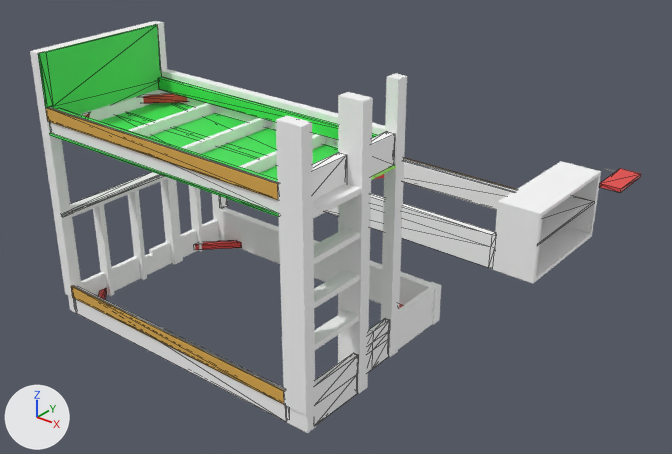
One commit to the glTF model public/models/install.glb: the scene before it, then after it.
Camera for both pictures: a 50 mm camera at (10.27, -4.25, 3.63) aimed at (6.04, 1.04, 0.35). The lights are fixed; the arrows at lower left show +X, +Y and +Z. The older version comes first. Mesh edges are drawn as thin lines on the coarser meshes. Where no turn or scale is listed for an object, it has been applied to the vertices.

The first picture shows 'P-2.001', 'P-4.001', 'bed-rail-side.006', 'leg.039', 'leg.040', 'leg.041', 'leg.043', 'queen-rail-side.038', 'queen-rail-side.039', 'queen-rail-side.044', 'queen-rail-side.046', 'slot-rail.070' and 36 more.
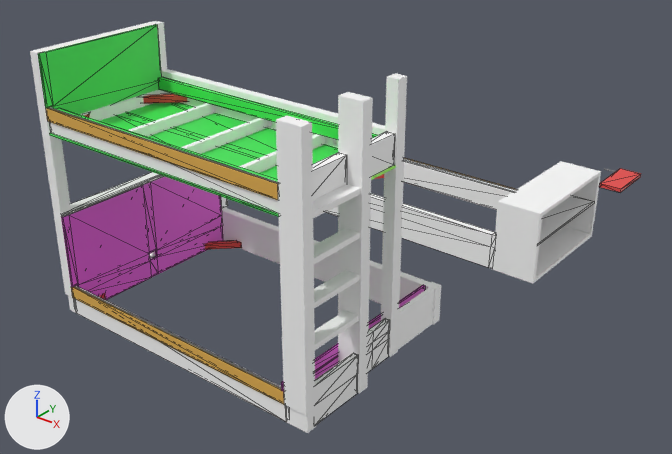
What differs and where, as boxes (x1, y1, x2, y2) in the pictures (672 x 454 px):
'P-1.001', added
    after: (61, 176, 223, 300)
'P-3.001', added (mostly hidden)
    after: (281, 285, 425, 392)
'queen-rail-head.021', unchanged, covered by the edit
    before: (81, 241, 172, 296)
    after: (149, 251, 156, 259)
'leg.044', unchanged, covered by the edit
    before: (148, 21, 183, 264)
    after: (148, 21, 167, 70)

Diff of the bpy script that builds the scene:
```diff
--- a/public/models/install.glb.py
+++ b/public/models/install.glb.py
@@ mat_purple @@
+mat_purple = principled_material('purple')
+mat_purple.base_color = (0.8, 0.0869, 0.703)  # pink #e753da
@@ me_cube_252 @@
+me_cube_252.from_pydata(...)  # 50 vertices, 100 faces; spans x 0.0..0.02, y -0.8..0.75, z -0.22..0.08
+me_cube_252.materials.append(mat_purple)  # pink #e753da
@@ me_cube_251 @@
+me_cube_251.from_pydata(...)  # 36 vertices, 72 faces; spans x -0.01..0.01, y -0.77..0.77, z -0.5..0.31
+me_cube_251.materials.append(mat_purple)  # pink #e753da
@@ ob_p_3_001 @@
+ob_p_3_001 = bpy.data.objects.new('P-3.001', me_cube_252)
+ob_p_3_001.location = (7.063, 0.025, 0.216)
@@ ob_p_1_001 @@
+ob_p_1_001 = bpy.data.objects.new('P-1.001', me_cube_251)
+ob_p_1_001.location = (4.996, 0.0, 0.498)
```
